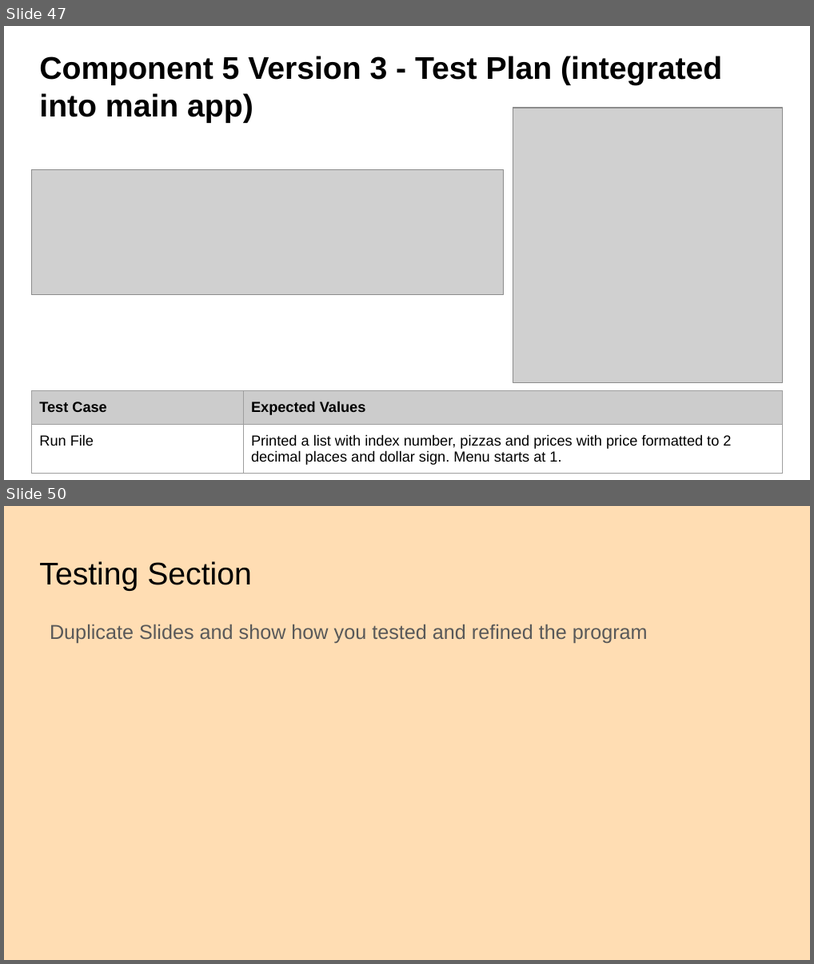
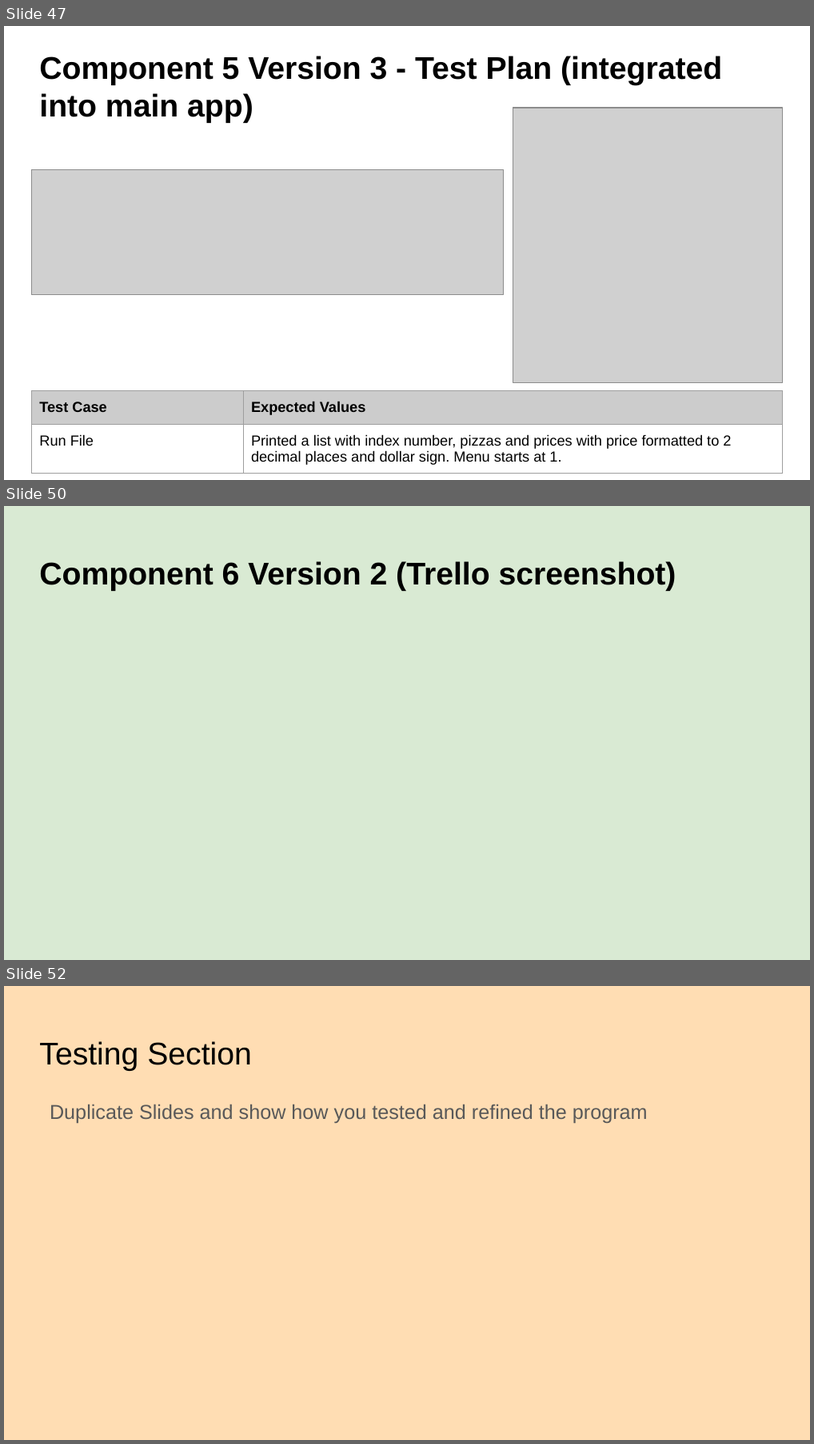
Before and after one commit to danettp/ds_nuts_bot, a slide deck: Danett Pepito - 000_91896 _ 91897 Documentation - 2150400 (Git).pptx. Shown one above the other, each under a label of ours: slides 47 and 50 before the commit, slides 47, 50 and 52 after it; the slides between them are not shown. The pictures are 814x964 and 814x1444 pixels, drawn with LibreOffice and Linux fonts; fonts in the diff are those of the drawing; grey boxes stand for pictures; background and template pictures are left out. Boxes give left, top, right and bottom in pixels: in the first picture for what was removed or moved away, otherwise in the second. Text is boxed around its words. In the diff, an @@ line names an element or a change of style, - is before the commit and + after.

```diff
--- a/Danett Pepito - 000_91896 _ 91897 Documentation - 2150400 (Git).pptx
+++ b/Danett Pepito - 000_91896 _ 91897 Documentation - 2150400 (Git).pptx
@@ slide 50 added at <box>4,506,810,960</box>, background picture (left out) @@
@@ title added at <box>39,561,677,591</box>, 28 pt, text #000000, bold @@
+Component 6 Version 2 (Trello screenshot)
@@ what was slide 50 is now slide 52 @@
```
Also in this commit, not shown: 2 slides changed, 1 other slide added, 1 other file.
